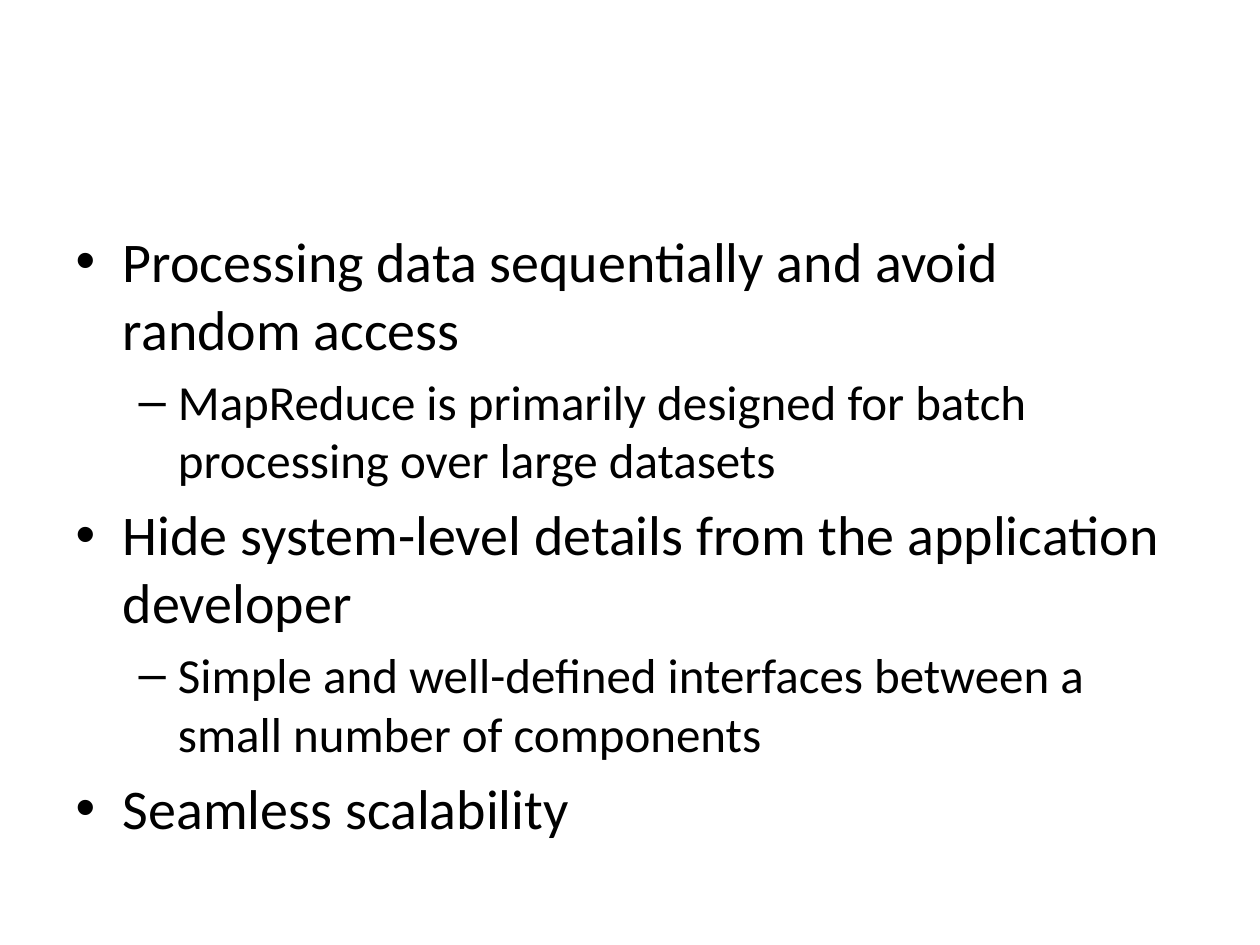
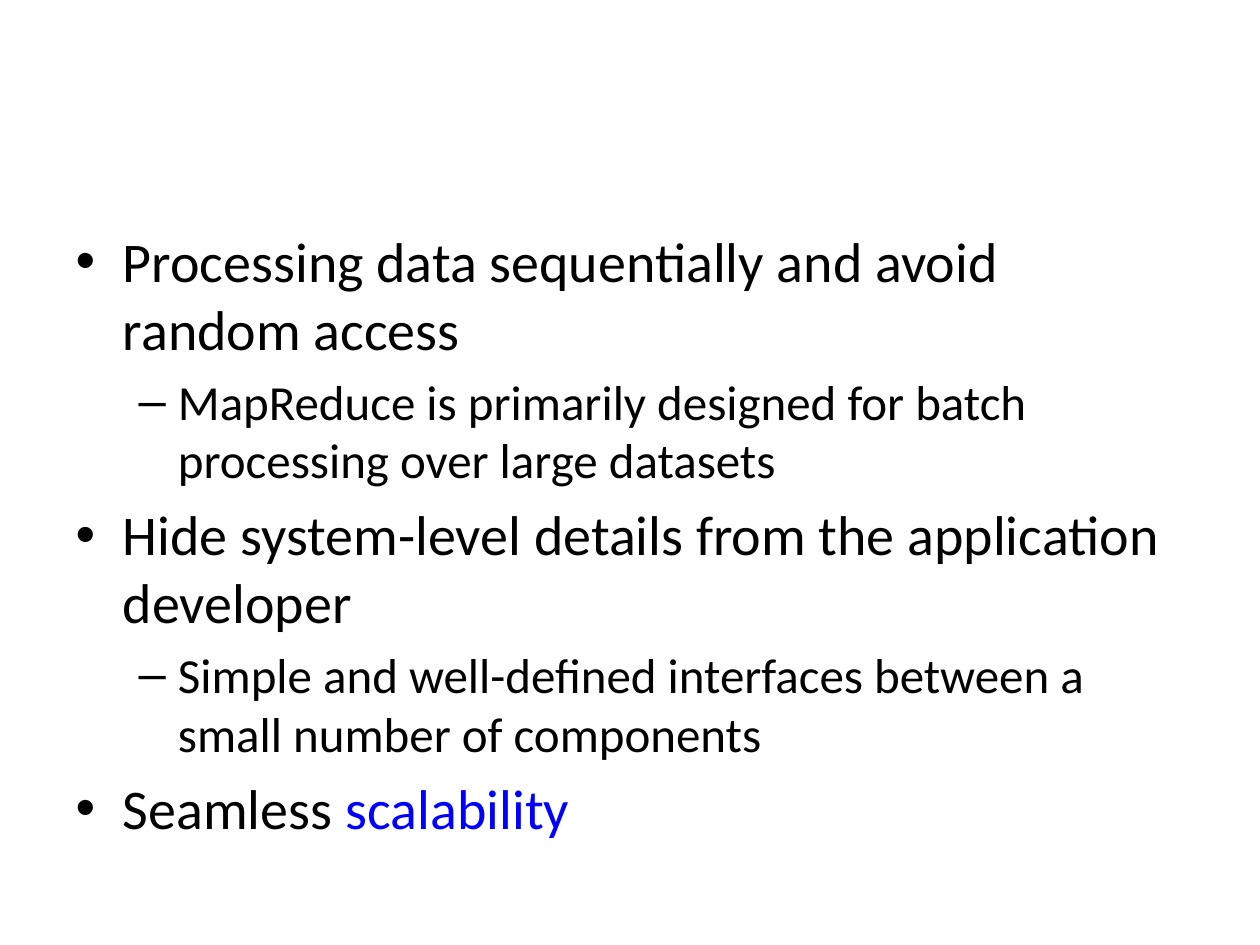
Before and after one commit to chriswjh/chriswjh.github.io, a slide deck: slide 11 of EDM/MapReduce_Design.pptx. Drawn at 1260x945 pixels with LibreOffice and Linux fonts; fonts in the diff are those of the drawing. Boxes give left, top, right and bottom in pixels: in the first picture for what was removed or moved away, otherwise in the second. Text is boxed around its words. In the diff, an @@ line names an element or a change of style, - is before the commit and + after.

```diff
--- a/EDM/MapReduce_Design.pptx
+++ b/EDM/MapReduce_Design.pptx
@@ text at box(123, 790, 570, 838): text colour #000000 to #0000FF in "scalability" @@
```
Also in this commit, not shown: 5 other slides changed, 1 other file.
